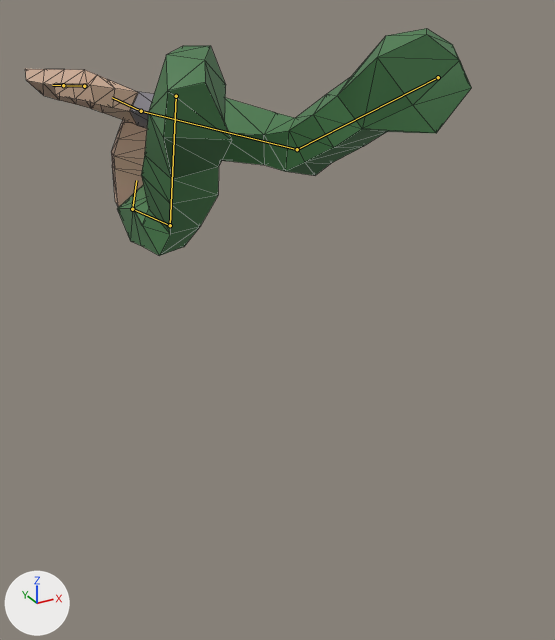
Renders of the glTF model assets/models/player/arms/arms.glb from each side of a commit.
Both versions are drawn from a 50 mm lens placed at (-0.568, -0.914, 0.124), pointed at (0.01, 0.137, -0.401). Every picture has the same lights, and +X, +Y and +Z are marked at lower left. The first picture is the older version. Both versions are drawn at frame 14 of the action 'grabbed_end'; the numbers are the values there. The bones that change are drawn over the model as lines. Mesh edges are drawn as thin lines.

The first picture shows 'PiernaIzquierda'.
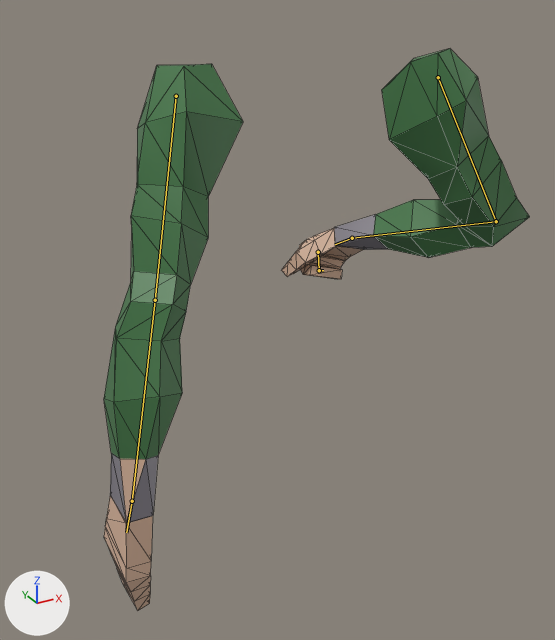
Pixel boxes (x1, y1, x2, y2) of what changed, in the pictures (555 x 640 px):
'PiernaIzquierda', posed (146% taller)
    before: (25, 29, 471, 256)
    after: (104, 49, 530, 610)
bone 'upper_arm_left', root to tip
    before: (176, 96) to (170, 225)
    after: (176, 96) to (155, 300)
bone 'forearm_left', root to tip
    before: (170, 225) to (132, 209)
    after: (155, 300) to (132, 501)
bone 'hand_left', root to tip
    before: (132, 209) to (136, 180)
    after: (132, 501) to (126, 532)
bone 'upper_arm_right', root to tip
    before: (438, 77) to (297, 149)
    after: (438, 77) to (496, 221)
bone 'forearm_right', root to tip
    before: (297, 149) to (141, 111)
    after: (496, 221) to (352, 238)
bone 'hand_right', root to tip
    before: (141, 111) to (112, 97)
    after: (352, 238) to (335, 244)
bone 'f_middle.01.R.001', root to tip
    before: (84, 86) to (63, 85)
    after: (318, 252) to (319, 270)
bone 'f_middle.01.R.002', root to tip
    before: (63, 85) to (52, 85)
    after: (319, 270) to (323, 270)

Diff of the bpy script that builds the scene:
```diff
--- a/assets/models/player/arms/arms.glb.py
+++ b/assets/models/player/arms/arms.glb.py
@@ bone_upper_arm_left @@
 bone_upper_arm_left = bpy.data.objects['rig'].pose.bones['upper_arm_left']
-bone_upper_arm_left.rotation_quaternion = (-0.901, -0.371, -0.18, 0.133)  # degrees (43, 25, -7)
+bone_upper_arm_left.rotation_quaternion = (0.998, -0.015, -0.064, 0.02)  # degrees (-2, -7, 2)
@@ bone_forearm_left @@
 bone_forearm_left = bpy.data.objects['rig'].pose.bones['forearm_left']  # child of 'upper_arm_left'
-bone_forearm_left.rotation_quaternion = (0.928, -0.111, 0.281, -0.22)  # degrees (-22, 28, -32)
+bone_forearm_left.rotation_quaternion = (0.986, 0.164, 0.031, 0.025)  # degrees (19, 3, 3)
@@ bone_hand_left @@
 bone_hand_left = bpy.data.objects['rig'].pose.bones['hand_left']  # child of 'forearm_left'
-bone_hand_left.rotation_quaternion = (-0.522, -0.489, -0.243, -0.655)  # degrees (64, -23, 89)
+bone_hand_left.rotation_quaternion = (-0.981, -0.18, -0.035, 0.055)  # degrees (21, 5, -5)
@@ bone_upper_arm_right @@
 bone_upper_arm_right = bpy.data.objects['rig'].pose.bones['upper_arm_right']
-bone_upper_arm_right.rotation_quaternion = (0.725, 0.564, -0.332, 0.216)  # degrees (78, -46, -5)
+bone_upper_arm_right.rotation_quaternion = (0.951, -0.028, -0.28, -0.126)  # degrees (1, -33, -15)
@@ bone_forearm_right @@
 bone_forearm_right = bpy.data.objects['rig'].pose.bones['forearm_right']  # child of 'upper_arm_right'
-bone_forearm_right.rotation_quaternion = (0.961, -0.169, -0.209, 0.066)  # degrees (-22, -22, 12)
+bone_forearm_right.rotation_quaternion = (0.785, -0.532, -0.164, 0.272)  # degrees (-68, 2, 37)
@@ bone_hand_right @@
 bone_hand_right = bpy.data.objects['rig'].pose.bones['hand_right']  # child of 'forearm_right'
-bone_hand_right.rotation_quaternion = (-0.965, -0.147, 0.211, 0.059)  # degrees (20, -23, -11)
+bone_hand_right.rotation_quaternion = (-0.967, 0.138, 0.214, 0.011)  # degrees (-17, -25, 2)
@@ bone_f_middle_01_r_001 @@
 bone_f_middle_01_r_001 = bpy.data.objects['rig'].pose.bones['f_middle.01.R.001']  # child of 'f_middle.01.R'
-bone_f_middle_01_r_001.rotation_quaternion = (1.0, 0.0, 0.0, 0.0)  # degrees (0, 0, 0)
+bone_f_middle_01_r_001.rotation_quaternion = (0.801, 0.0, 0.0, -0.598)  # degrees (0, 0, -73)
@@ bone_f_middle_01_r_002 @@
 bone_f_middle_01_r_002 = bpy.data.objects['rig'].pose.bones['f_middle.01.R.002']  # child of 'f_middle.01.R.001'
-bone_f_middle_01_r_002.rotation_quaternion = (1.0, 0.0, 0.0, 0.0)  # degrees (0, 0, 0)
+bone_f_middle_01_r_002.rotation_quaternion = (0.801, 0.0, 0.0, -0.598)  # degrees (0, 0, -73)
```
